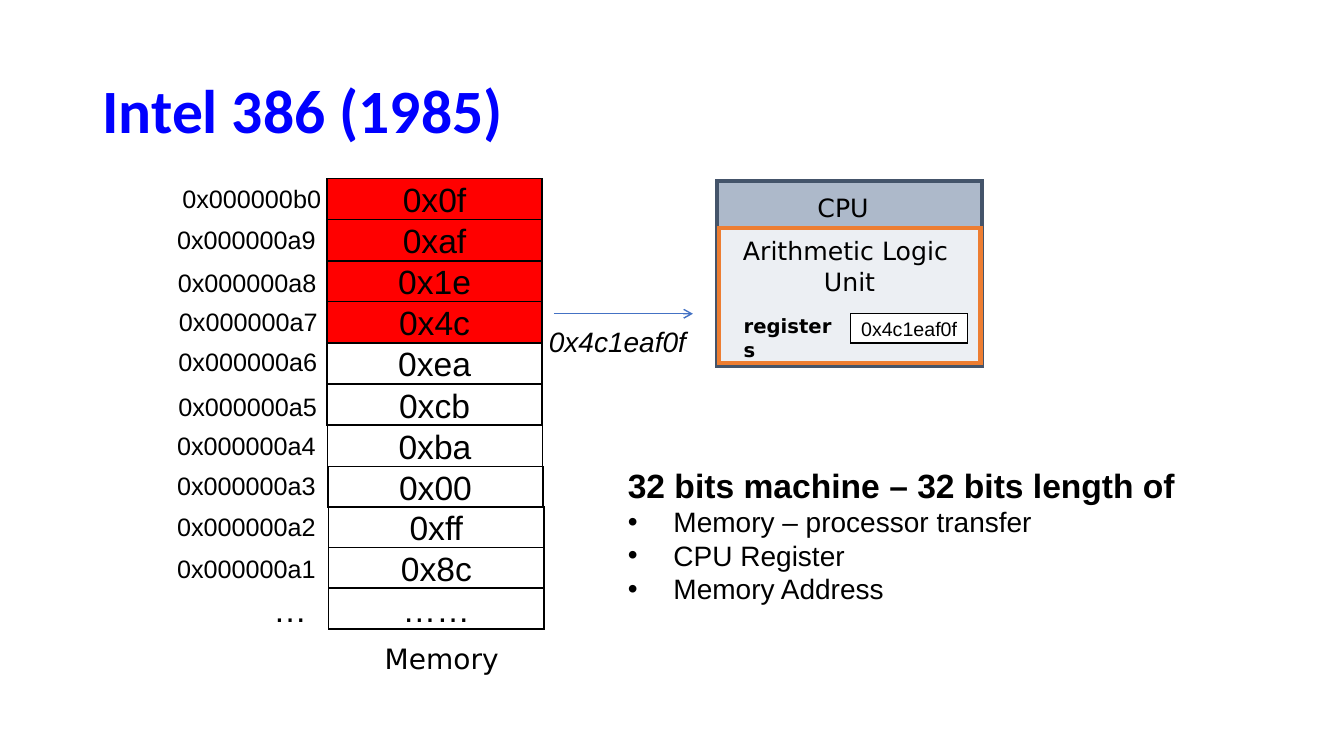
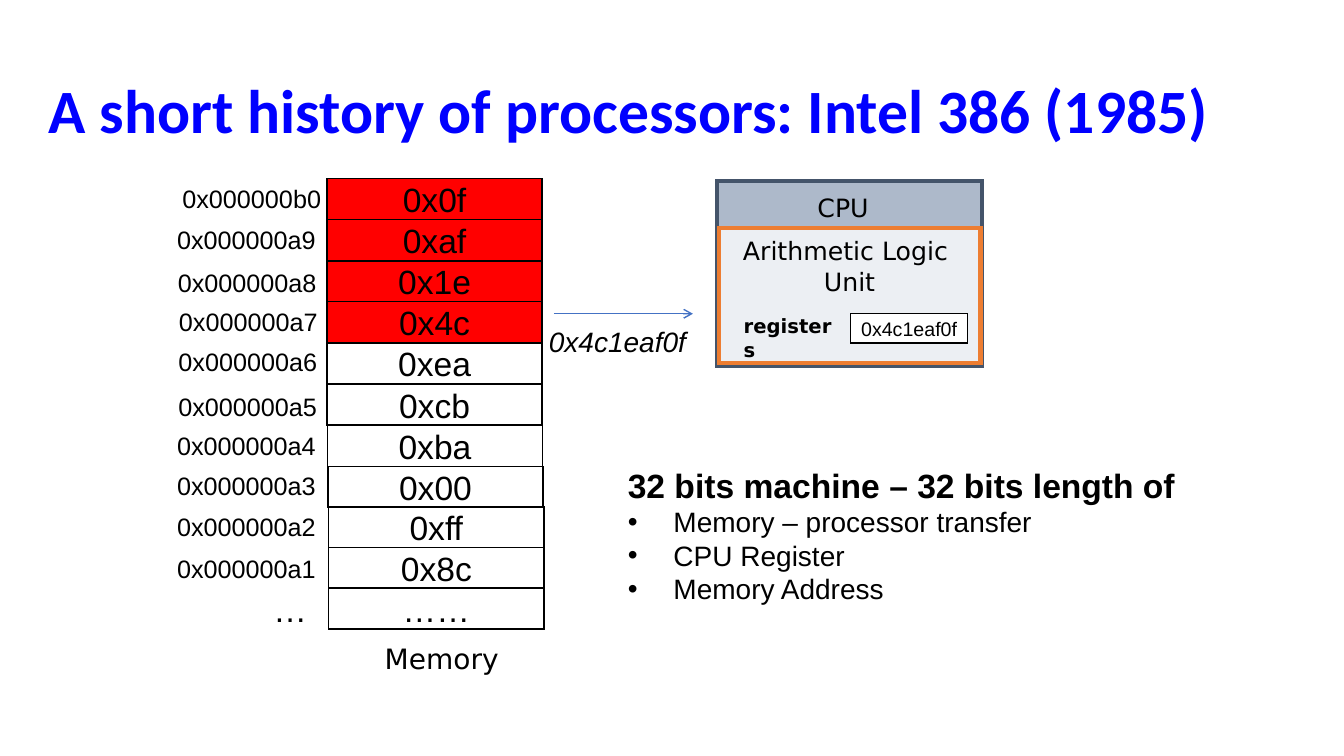
Before and after one commit to NYU-CSO/nyu-cso.github.io, a slide deck: slide 9 of notes/02-bits_bytes_int_cont.pptx. Drawn at 1344x756 pixels with LibreOffice and Linux fonts; fonts in the diff are those of the drawing. Boxes give left, top, right and bottom in pixels: in the first picture for what was removed or moved away, otherwise in the second. Text is boxed around its words. In the diff, an @@ line names an element or a change of style, - is before the commit and + after.

```diff
--- a/notes/02-bits_bytes_int_cont.pptx
+++ b/notes/02-bits_bytes_int_cont.pptx
@@ title at (x1=49, y1=87, x2=1208, y2=143): text changed @@
-Intel 386 (1985)
+A short history of processors: Intel 386 (1985)
```
Also in this commit, not shown: 4 other slides changed, 1 slide added, 1 other file.
